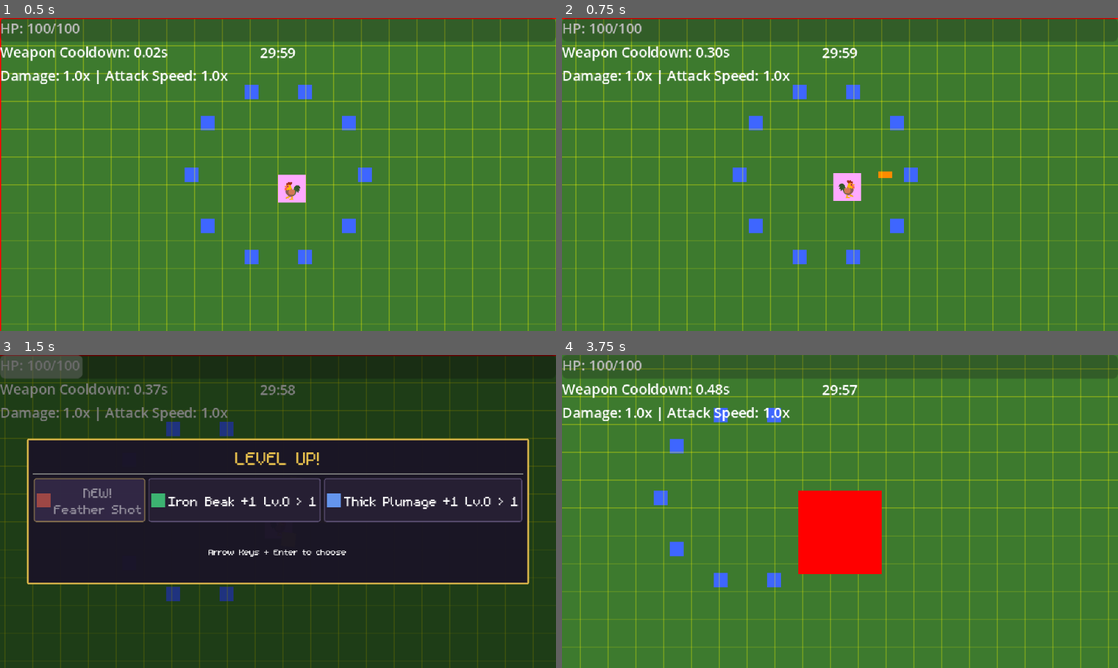
Above: before the commit, frames 1-4 (two rows, left to right).
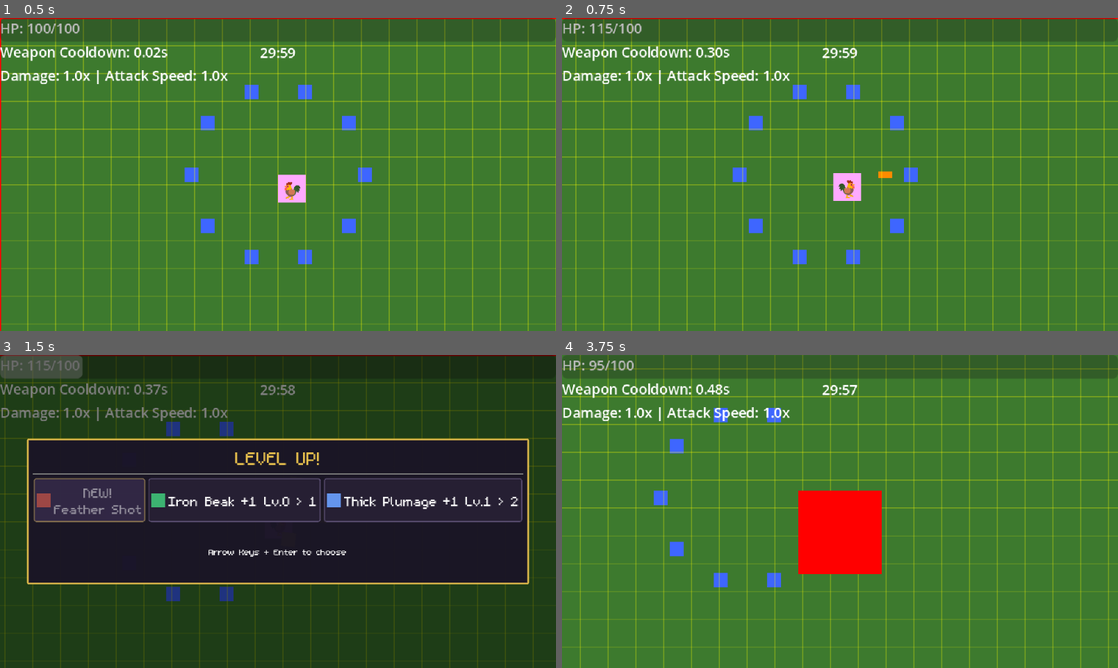
Above: after the commit, the same moments.

Repository: thejoshyee/sarimanok-game
Game: Godot game, scene res://main.tscn
The game is run twice, just before and just after one commit, with the same random seed, the same clock (stepped at 60 frames per second) and the same inputs.
Inputs:
- Up to frame 1 (0.5 s): no input
- Up to frame 2 (0.75 s): tap Enter (ui_accept) at 0.5 s; hold Right (move_right) from 0.53 s (still down); hold 5 from 0.53 s (still down)
- Up to frame 3 (1.5 s): tap Enter (ui_accept) at 0.77 s; tap 6 at 0.8 s; release Right (move_right) at 1.25 s; release 5 at 1.25 s; click "NEW! Spiral Feathers" at 1.25 s
- Up to frame 4 (3.75 s): click "NEW! Feather Shot" at 2 s; click "NEW! Flame Wing" at 2.75 s; hold S (move_down) from 3.53 s (still down); tap 6 at 3.6 s

Frame 1 is identical in both runs. In frame 2, less than 0.1% of the frame differs, in the area x 6-10%, y 1-6%; in frame 3, less than 0.1%; in frame 4, 0.2%, in the area x 4-15%, y 1-6%.

Commit message:
chore(debug): add KEY_5/KEY_6 hotkeys for Thick Plumage and damage testing

Diff:
--- a/game/scripts/core/main.gd
+++ b/game/scripts/core/main.gd
@@ -1,10 +1,10 @@
 extends Node2D
 
-var _debug_key_held: bool = false  # Prevent debug key spam
+var _debug_key_held: bool = false # Prevent debug key spam
 
 # Arena dimensions (96x64 tiles at 32x32 each)
-const ARENA_WIDTH: int = 3072   # 96 tiles * 32 pixels
-const ARENA_HEIGHT: int = 2048  # 64 tiles * 32 pixels
+const ARENA_WIDTH: int = 3072 # 96 tiles * 32 pixels
+const ARENA_HEIGHT: int = 2048 # 64 tiles * 32 pixels
 const TILE_SIZE: int = 32
 
 # Pool configurations to initialize at startup
@@ -23,7 +23,6 @@
 		#
 		# Other systems should use PoolManager.spawn() and PoolManager.despawn()
 		# instead of instantiate() and queue_free() during gameplay
-
 	# initialize pools before any gameplay systems start
 	for config in pool_configs:
 		PoolManager.register_pool(config)
@@ -63,7 +62,7 @@
 	if not show_debug_grid:
 		return
 	# Draw tile grid overlay (32×32 tiles)
-	var grid_color = Color(1, 1, 0, 0.3)  # Yellow, semi-transparent
+	var grid_color = Color(1, 1, 0, 0.3) # Yellow, semi-transparent
 
 	# Draw vertical lines every 32 pixels
 	for x in range(0, ARENA_WIDTH + TILE_SIZE, TILE_SIZE):
@@ -91,7 +90,7 @@
 			# Respawn 10 gems
 			test_spawn_xp_gems()
 
-	# DEBUG: Press 1/2/3 to skip 5/10/20 minutes and key 4 to max all weapons to level 5
+	# DEBUG: Press 1/2/3 to skip 5/10/20 min, 4 to max weapons, 5 to upgrade Thick Plumage, 6 to take damage
 	if Input.is_physical_key_pressed(KEY_1) and not _debug_key_held:
 		_debug_key_held = true
 		GameTimer.debug_skip_minutes(5)
@@ -104,9 +103,15 @@
 	elif Input.is_physical_key_pressed(KEY_4) and not _debug_key_held:
 		_debug_key_held = true
 		debug_max_weapons()
-	elif not Input.is_physical_key_pressed(KEY_1) and not Input.is_physical_key_pressed(KEY_2) and not Input.is_physical_key_pressed(KEY_3) and not Input.is_physical_key_pressed(KEY_4):
+	elif Input.is_physical_key_pressed(KEY_5) and not _debug_key_held:
+		_debug_key_held = true
+		PassiveManager.upgrade_passive("thick_plumage")
+	elif Input.is_physical_key_pressed(KEY_6) and not _debug_key_held:
+		_debug_key_held = true
+		if has_node("Player"):
+			$Player.take_damage(20)
+	elif not Input.is_physical_key_pressed(KEY_1) and not Input.is_physical_key_pressed(KEY_2) and not Input.is_physical_key_pressed(KEY_3) and not Input.is_physical_key_pressed(KEY_4) and not Input.is_physical_key_pressed(KEY_5) and not Input.is_physical_key_pressed(KEY_6):
 		_debug_key_held = false
-
 
 
 	# Camera follows the player
